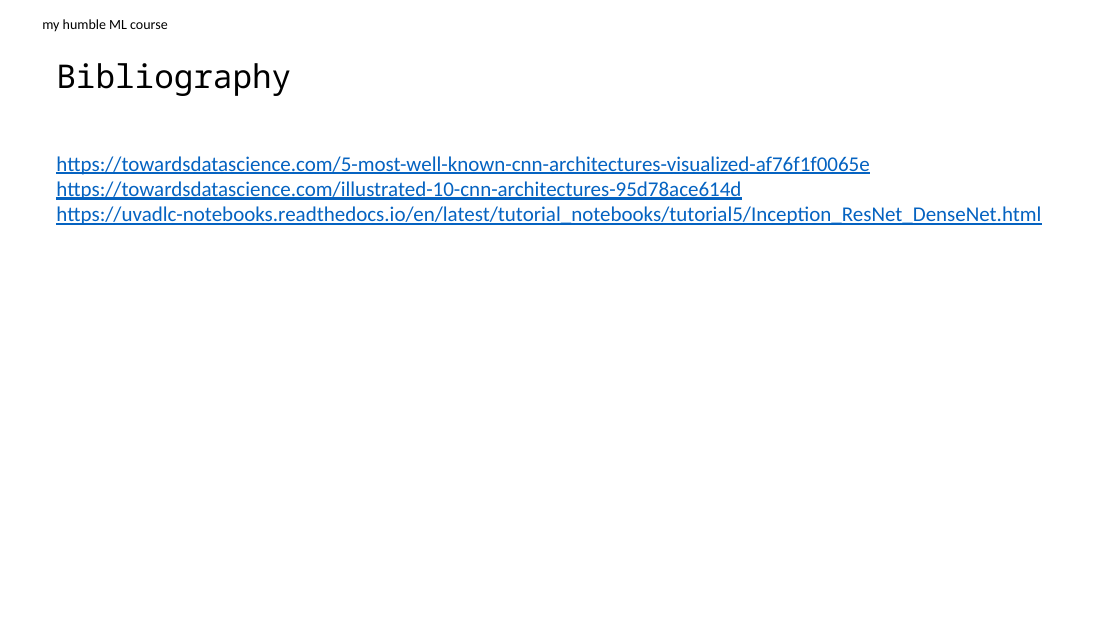
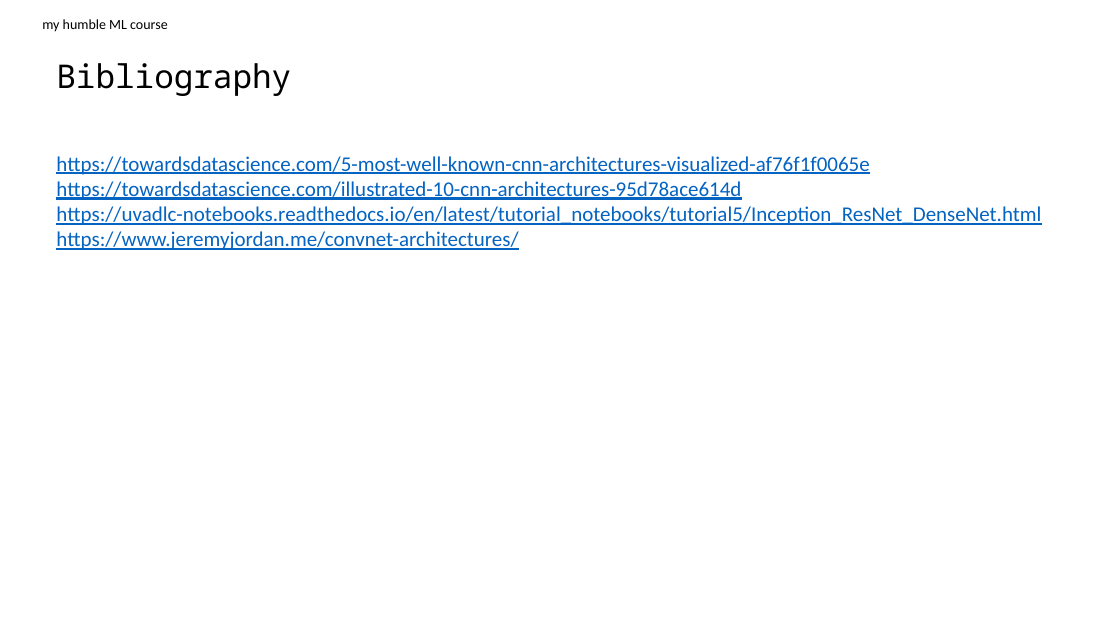
Before and after one commit to jeremy-jmc/ML_from_scratch, a slide deck: slide 8 of ppt/012 - CNN architectures.pptx. Drawn at 1120x630 pixels with LibreOffice and Linux fonts; fonts in the diff are those of the drawing. Boxes give left, top, right and bottom in pixels: in the first picture for what was removed or moved away, otherwise in the second. Text is boxed around its words. In the diff, an @@ line names an element or a change of style, - is before the commit and + after.

Commit message:
ppt(paper review)

```diff
--- a/ppt/012 - CNN architectures.pptx
+++ b/ppt/012 - CNN architectures.pptx
@@ text at <box>56,231,518,250</box>: paragraph added @@
+https://www.jeremyjordan.me/convnet-architectures/
```
Also in this commit, not shown: 2 other files.
